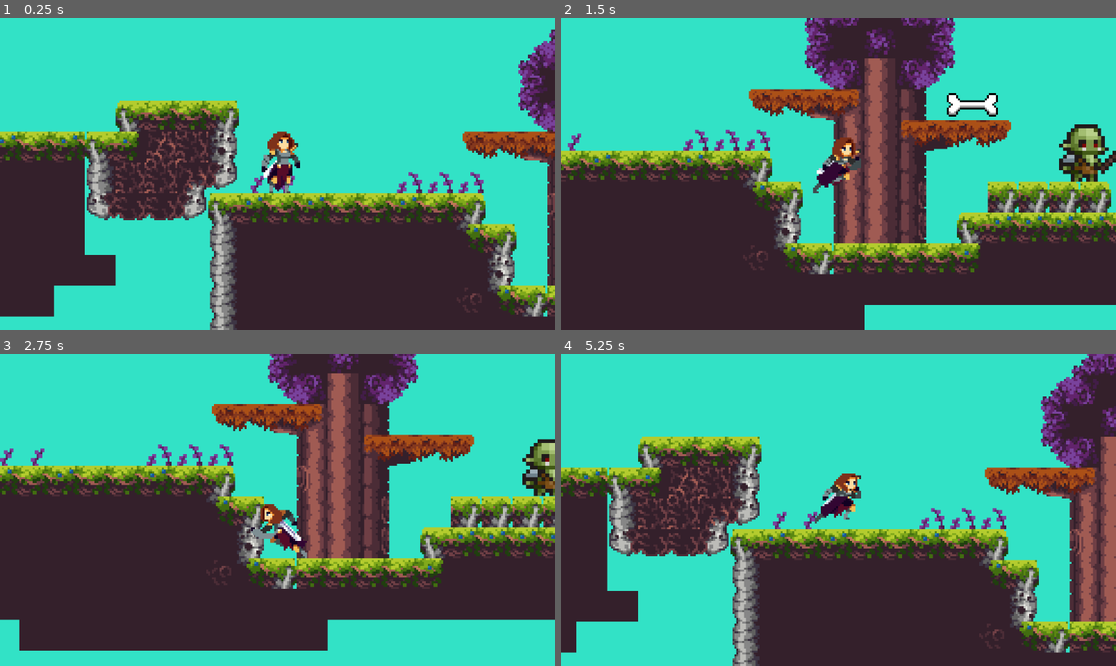
Above: before the commit, frames 1-4 (two rows, left to right).
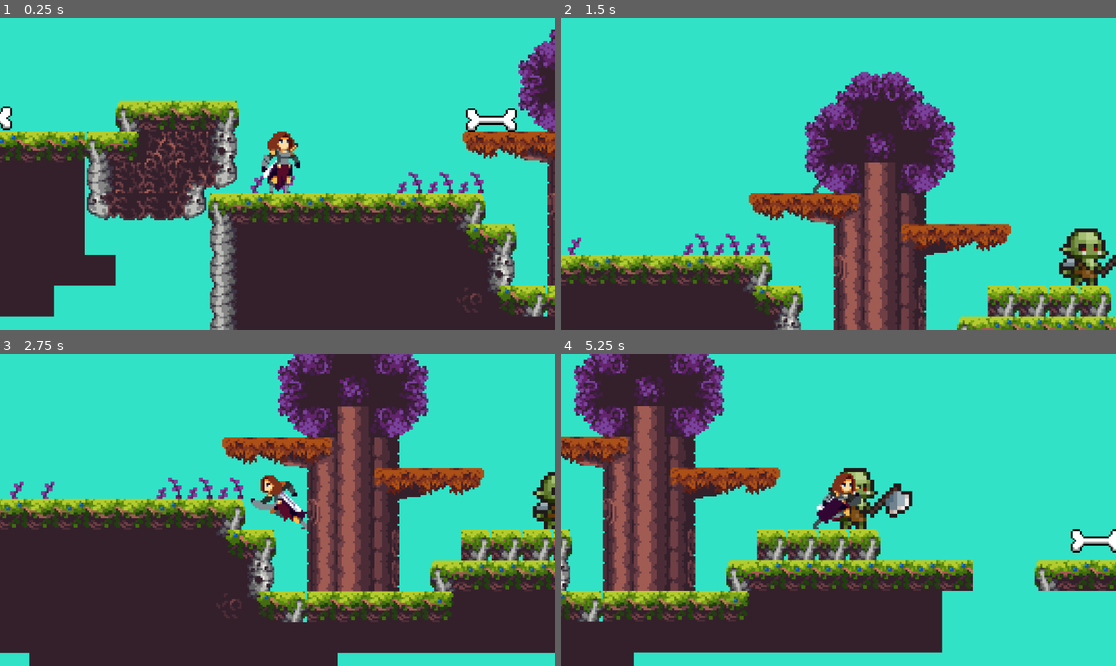
Above: after the commit, the same moments.

Repository: GGP-Studio/boss-rush
Game: Godot game, scene res://Scenes/Game.tscn
Same seed, same stepped clock (60 frames per second), same inputs: the game is played once before the commit and once after it.
Inputs (mouse positions are in pixels of both pictures, inside the frame that each line leads up to):
- Up to frame 1 (0.25 s): no input
- Up to frame 2 (1.5 s): tap Enter (ui_accept) at 0.5, 0.8, 1.35 s; move the mouse to (960, 158) at 0.52 s; hold D (ui_right) from 0.53 s (still down); click (960, 158) at 0.6 s; tap Space (jump, bound only after the commit) at 0.77, 1.07 s; move the mouse to (727, 189) at 1.27 s
- Up to frame 3 (2.75 s): tap Space (jump, bound only after the commit) at 1.52, 1.55, 1.82, 2.1 s; move the mouse to (333, 441) at 2.02 s; release D (ui_right) at 2.03 s; hold A (ui_left) from 2.03 s (still down); click (333, 441) at 2.3 s
- Up to frame 4 (5.25 s): move the mouse to (810, 572) at 2.77 s; release A (ui_left) at 2.78 s; hold D (ui_right) 2.78-4.28 s; click (810, 572) at 2.85 s; tap Space (jump, bound only after the commit) at 3.02, 3.32, 3.77, 3.8, 4.07, 4.52, 4.82 s; tap Enter (ui_accept) at 3.05, 3.6, 5.1 s; move the mouse to (1005, 556) at 3.52 s; move the mouse to (672, 463) at 4.27 s; hold A (ui_left) 4.28-5.03 s; click (672, 463) at 4.35 s; move the mouse to (866, 510) at 5.02 s; hold D (ui_right) from 5.03 s (still down)

The runs differ from the first frame. In frame 1, 0.6% of the frame differs, in the area x 0-94%, y 28-37%; in frame 2, 53%; in frame 3, 45%; in frame 4, 56%, in the area x 0-100%, y 0-100%.

Commit message:
added counting bones

Diff:
--- a/Scenes/Bone.tscn
+++ b/Scenes/Bone.tscn
@@ -1,7 +1,7 @@
 [gd_scene load_steps=4 format=3 uid="uid://c1aaphr7gemkd"]
 
 [ext_resource type="Texture2D" uid="uid://dy5mpbsjtrii8" path="res://Sprites/items/bone.webp" id="1_ky211"]
-[ext_resource type="Script" path="res://Scenes/bone.gd" id="1_ygr1g"]
+[ext_resource type="Script" path="res://Scripts/bone.gd" id="1_ygr1g"]
 
 [sub_resource type="RectangleShape2D" id="RectangleShape2D_bgqsq"]
 size = Vector2(28, 12)
--- a/Scenes/Game.tscn
+++ b/Scenes/Game.tscn
@@ -1,7 +1,7 @@
 [gd_scene load_steps=13 format=4 uid="uid://dhawamr0wmri4"]
 
+[ext_resource type="Script" path="res://Scripts/game_menager.gd" id="1_4do1b"]
 [ext_resource type="PackedScene" uid="uid://d13kbwbdigp61" path="res://Scenes/Player.tscn" id="1_sjd6h"]
-[ext_resource type="Script" path="res://Scripts/player.gd" id="2_bvcbl"]
 [ext_resource type="Texture2D" uid="uid://bljiqit4as73e" path="res://tilemap/Assets.png" id="3_pmmmb"]
 [ext_resource type="PackedScene" uid="uid://c04lrahelqg8t" path="res://Scenes/Enemy.tscn" id="4_3hehv"]
 [ext_resource type="PackedScene" uid="uid://c1aaphr7gemkd" path="res://Scenes/Bone.tscn" id="5_8su4a"]
@@ -855,6 +855,10 @@
 [node name="Game" type="Node2D"]
 position = Vector2(-297, -344)
 
+[node name="GameMenager" type="Node" parent="."]
+unique_name_in_owner = true
+script = ExtResource("1_4do1b")
+
 [node name="map" type="TileMapLayer" parent="."]
 position = Vector2(33, -6)
 tile_map_data = PackedByteArray("AAAYABAAAAADAAAAAAAZABAAAAAGAAAAAAAaABAAAAADAAAAAAAbABAAAAAGAAAAAAAcABAAAAAGAAAAAAAdAB …(3232 unchanged characters)…
@@ -874,7 +878,6 @@
 [node name="Player" parent="." instance=ExtResource("1_sjd6h")]
 position = Vector2(438, 252)
 collision_layer = 3
-script = ExtResource("2_bvcbl")
 
 [node name="Camera2D" type="Camera2D" parent="Player"]
 position = Vector2(-1, -10)
@@ -885,12 +888,22 @@
 [node name="Enemy" parent="." instance=ExtResource("4_3hehv")]
 position = Vector2(706, 266)
 
-[node name="Bone" parent="." instance=ExtResource("5_8su4a")]
-position = Vector2(649, 226)
-collision_mask = 2
-
 [node name="Killzone" parent="." instance=ExtResource("6_yjfox")]
 position = Vector2(544, 346)
 
 [node name="CollisionShape2D2" type="CollisionShape2D" parent="Killzone"]
 shape = SubResource("WorldBoundaryShape2D_8xe26")
+
+[node name="Items" type="Node" parent="."]
+
+[node name="Bone" parent="Items" instance=ExtResource("5_8su4a")]
+position = Vector2(-11, -133)
+collision_mask = 2
+
+[node name="Bone2" parent="Items" instance=ExtResource("5_8su4a")]
+position = Vector2(251, -132)
+collision_mask = 2
+
+[node name="Bone3" parent="Items" instance=ExtResource("5_8su4a")]
+position = Vector2(536, -72)
+collision_mask = 2
--- a/Scenes/Player.tscn
+++ b/Scenes/Player.tscn
@@ -1,6 +1,7 @@
-[gd_scene load_steps=27 format=3 uid="uid://d13kbwbdigp61"]
+[gd_scene load_steps=28 format=3 uid="uid://d13kbwbdigp61"]
 
 [ext_resource type="Texture2D" uid="uid://c7m7avldj57xm" path="res://Sprites/Warrior_SheetnoEffect.png" id="1_mycgh"]
+[ext_resource type="Script" path="res://Scripts/player.gd" id="1_tvgks"]
 
 [sub_resource type="AtlasTexture" id="AtlasTexture_v50nf"]
 atlas = ExtResource("1_mycgh")
@@ -196,8 +197,10 @@
 height = 32.0
 
 [node name="Player" type="CharacterBody2D"]
+z_index = 1
 collision_layer = 2
 collision_mask = 3
+script = ExtResource("1_tvgks")
 
 [node name="AnimatedSprite2D" type="AnimatedSprite2D" parent="."]
 position = Vector2(0, -21)
--- a/Scenes/killzone.tscn
+++ b/Scenes/killzone.tscn
@@ -10,8 +10,6 @@
 wait_time = 0.65
 one_shot = true
 
-[node name="CanvasModulate" type="CanvasModulate" parent="."]
-
 [connection signal="body_entered" from="." to="." method="_on_body_entered"]
 [connection signal="ready" from="Timer" to="." method="_on_timer_ready"]
 [connection signal="timeout" from="Timer" to="." method="_on_timer_timeout"]
--- a/Scenes/bone.gd
+++ b/Scripts/bone.gd
@@ -1,7 +1,10 @@
 extends Area2D
+@onready var game_menager: Node = %GameMenager
 
 
 
 func _on_body_entered(body: Node2D) -> void:
-	print("i was picked")
+	game_menager.add_bone();
+
+
 	queue_free()
--- /dev/null
+++ b/Scripts/game_menager.gd
@@ -0,0 +1,6 @@
+extends Node
+var bones = 0;
+
+func add_bone():
+	bones += 1
+	print("masz: ", bones, " kosci")
--- a/Scripts/player.gd
+++ b/Scripts/player.gd
@@ -3,32 +3,33 @@
 
 const SPEED = 150.0
 const JUMP_VELOCITY = -300.0
+@onready var animated_sprite: AnimatedSprite2D = $AnimatedSprite2D
 
 
 func _physics_process(delta: float) -> void:
 	var _health = 100
-	var state := $AnimatedSprite2D
+
 	# Add the gravity.
 	if not is_on_floor():
 		velocity += get_gravity() * delta
 
 	# Handle jump.
-	if Input.is_action_just_pressed("ui_accept") and is_on_floor():
+	if Input.is_action_just_pressed("jump") and is_on_floor():
 		velocity.y = JUMP_VELOCITY
-	if Input.is_action_just_pressed("game_attack"):
-		state.animation = "attack"
+	if Input.is_action_just_pressed("attack"):
+		animated_sprite.animation = "attack"
 
 	# Get the input direction and handle the movement/deceleration.
 	# As good practice, you should replace UI actions with custom gameplay actions.
-	var direction := Input.get_axis("ui_left", "ui_right")
+	var direction := Input.get_axis("move_left", "move_right")
 
 	if direction:
 		velocity.x = direction * SPEED
-		state.animation = "run"
-		state.scale.x = direction
+		animated_sprite.animation = "run"
+		animated_sprite.scale.x = direction
 	else:
 		velocity.x = move_toward(velocity.x, 0, SPEED)
-		state.animation = "idle"
+		animated_sprite.animation = "idle"
 
 
 	move_and_slide()
--- a/project.godot
+++ b/project.godot
@@ -44,9 +44,24 @@
 , Object(InputEventJoypadMotion,"resource_local_to_scene":false,"resource_name":"","device":0,"axis":1,"axis_value":1.0,"script":null)
 ]
 }
-game_attack={
+attack={
 "deadzone": 0.5,
 "events": [Object(InputEventMouseButton,"resource_local_to_scene":false,"resource_name":"","device":-1,"window_id":0,"a …(253 unchanged characters)…
+]
+}
+move_left={
+"deadzone": 0.5,
+"events": [Object(InputEventKey,"resource_local_to_scene":false,"resource_name":"","device":-1,"window_id":0,"alt_pressed":false,"shift_pressed":false,"ctrl_pressed":false,"meta_pressed":false,"pressed":false,"keycode":0,"physical_keycode":65,"key_label":0,"unicode":97,"location":0,"echo":false,"script":null)
+]
+}
+move_right={
+"deadzone": 0.5,
+"events": [Object(InputEventKey,"resource_local_to_scene":false,"resource_name":"","device":-1,"window_id":0,"alt_pressed":false,"shift_pressed":false,"ctrl_pressed":false,"meta_pressed":false,"pressed":false,"keycode":0,"physical_keycode":68,"key_label":0,"unicode":100,"location":0,"echo":false,"script":null)
+]
+}
+jump={
+"deadzone": 0.5,
+"events": [Object(InputEventKey,"resource_local_to_scene":false,"resource_name":"","device":-1,"window_id":0,"alt_pressed":false,"shift_pressed":false,"ctrl_pressed":false,"meta_pressed":false,"pressed":false,"keycode":0,"physical_keycode":32,"key_label":0,"unicode":32,"location":0,"echo":false,"script":null)
 ]
 }
 
